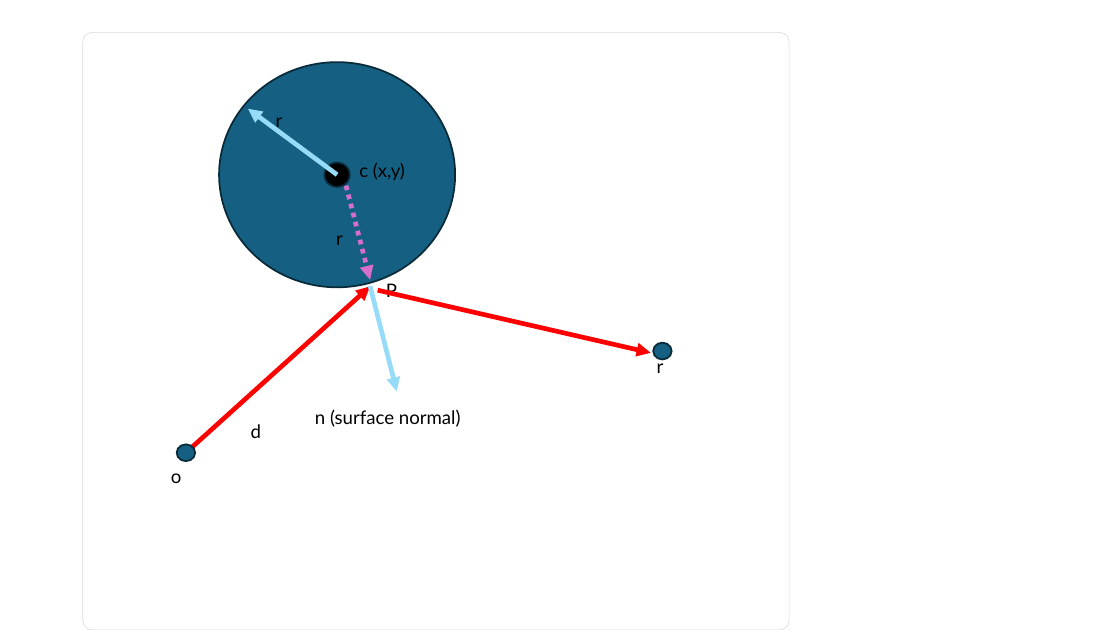
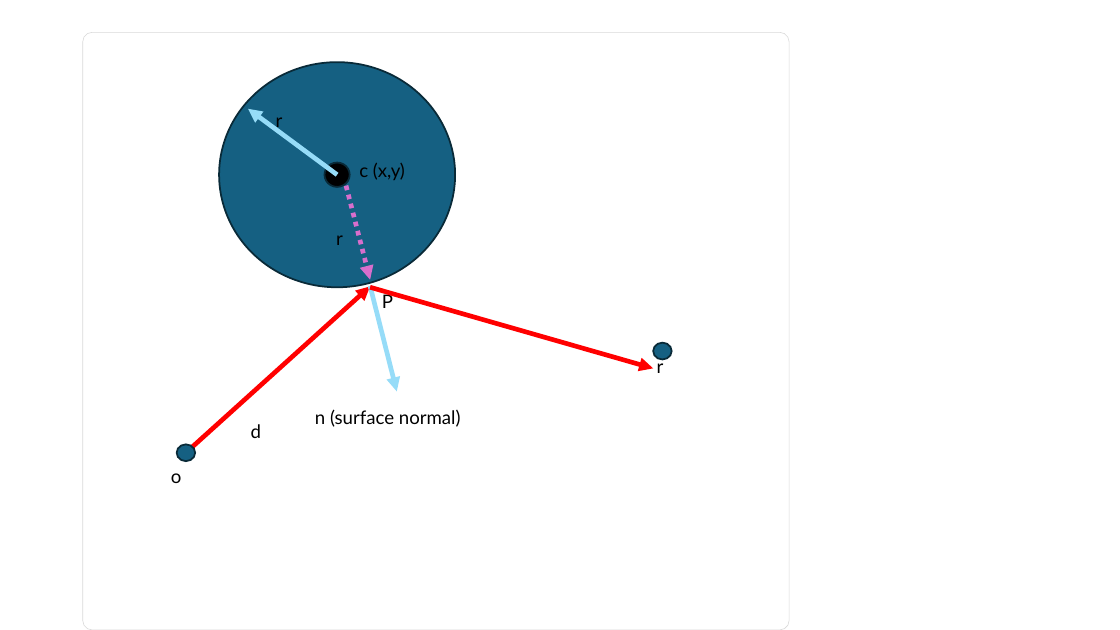
Before and after one commit to glassworks/course-raytracer-en, a slide deck: slide 15 of src/diagrams.pptx (slide 13 before the commit). Drawn at 1120x630 pixels with LibreOffice and Linux fonts; fonts in the diff are those of the drawing. Boxes give left, top, right and bottom in pixels: in the first picture for what was removed or moved away, otherwise in the second. Text is boxed around its words. In the diff, an @@ line names an element or a change of style, - is before the commit and + after.

```diff
--- a/src/diagrams.pptx
+++ b/src/diagrams.pptx
@@ arrow moved from (378, 291) - (651, 353) to (371, 287) - (654, 369) @@
@@ text "P" rewrapped from (386,281,397,301) to (382,292,393,308) @@
```
Also in this commit, not shown: 1 other slide changed, 2 slides added.
